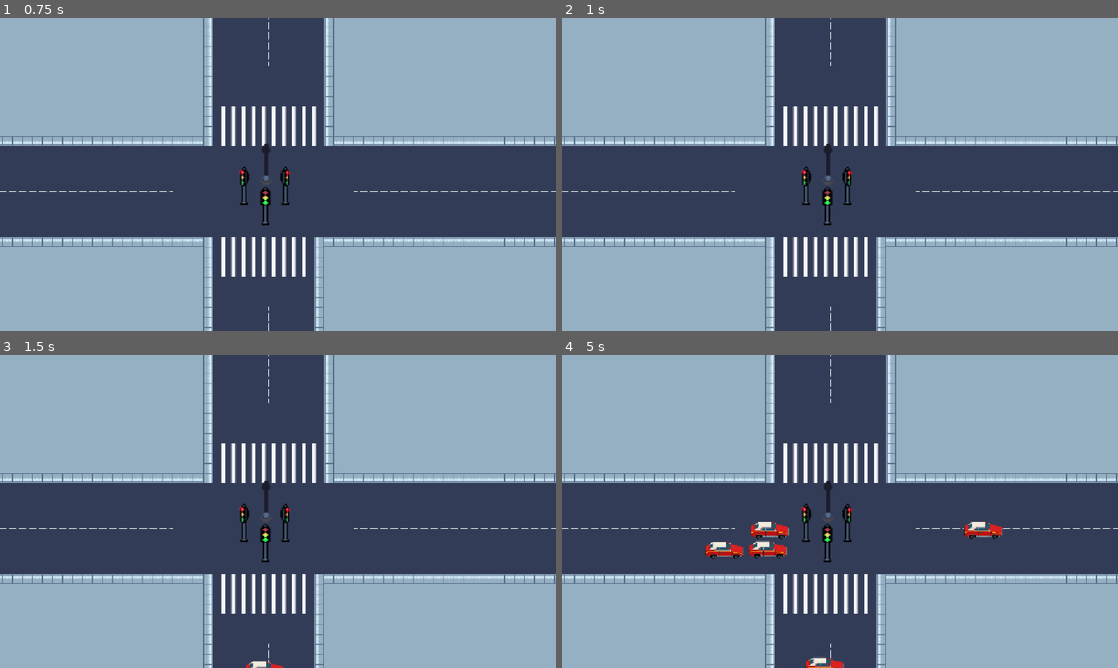
Above: before the commit, frames 1-4 (two rows, left to right).
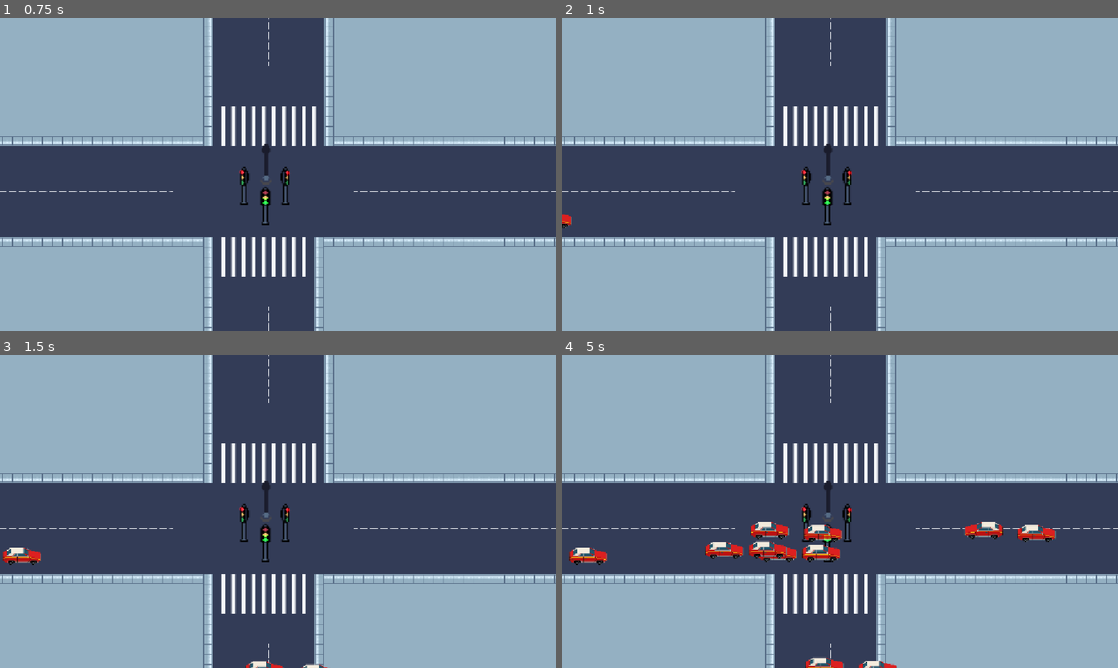
Above: after the commit, the same moments.

Repository: lafgo-fc/game-jam-repoooo
Game: Godot game, scene res://scne/test_one.tscn
Same seed, same stepped clock (60 frames per second), same inputs: the game is played once before the commit and once after it.
Inputs:
- Up to frame 1 (0.75 s): tap Enter (ui_accept) at 0.5 s; hold R (traffic control right and left) from 0.53 s (still down)
- Up to frame 2 (1 s): keep holding R (traffic control right and left); tap Enter (ui_accept) at 0.77 s
- Up to frame 3 (1.5 s): keep holding R (traffic control right and left)
- Up to frame 4 (5 s): keep holding R (traffic control right and left); tap Enter (ui_accept) at 1.52, 3.02, 3.77, 4.52 s

Frame 1 is identical in both runs. In frame 2, less than 0.1% of the frame differs, in the area x 0-2%, y 62-68%; in frame 3, 0.3%; in frame 4, 1.6%, in the area x 1-89%, y 53-100%.

Commit message:
flip cap pos according to centre point

Diff:
--- a/scne/car.tscn
+++ b/scne/car.tscn
@@ -6,7 +6,25 @@
 [sub_resource type="RectangleShape2D" id="RectangleShape2D_s7wsd"]
 size = Vector2(70, 31)
 
+[sub_resource type="AtlasTexture" id="AtlasTexture_evd0w"]
+atlas = ExtResource("2_vceqa")
+region = Rect2(0, 0, 64, 32)
+
 [sub_resource type="SpriteFrames" id="SpriteFrames_s7wsd"]
+animations = [{
+"frames": [],
+"loop": 1,
+"name": &"left",
+"speed": 5.0
+}, {
+"frames": [{
+"duration": 1.0,
+"texture": SubResource("AtlasTexture_evd0w")
+}],
+"loop": 1,
+"name": &"right",
+"speed": 5.0
+}]
 
 [node name="car" type="CharacterBody2D" unique_id=1626053297]
 script = ExtResource("1_evd0w")
@@ -20,4 +38,6 @@
 shape = SubResource("RectangleShape2D_s7wsd")
 
 [node name="AnimatedSprite2D" type="AnimatedSprite2D" parent="." unique_id=613896747]
+position = Vector2(95, 3)
 sprite_frames = SubResource("SpriteFrames_s7wsd")
+animation = &"right"
--- a/scne/scripts/car.gd
+++ b/scne/scripts/car.gd
@@ -9,13 +9,16 @@
 var fuckoff : Marker2D
 var fuckedoff = false
 var has_passed = false
-
+@onready var car_sprite = $Sprite2D
 
 func _process(delta: float) -> void:
 	GameData.car_pos = global_position
 	if fuckedoff == true:
 		queue_free()
-
+	if GameData.car_pos.x>0:
+		car_sprite.flip_h = true
+	else:
+		car_sprite.flip_h = false
 	# If the car has already crossed the intersection,
 	# it should always continue toward the exit.
 	if has_passed:
